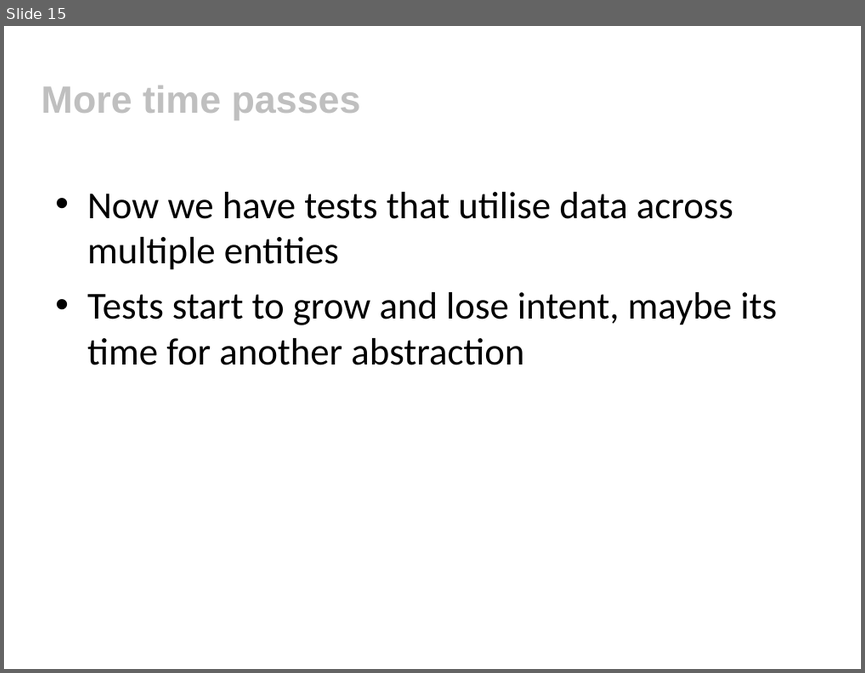
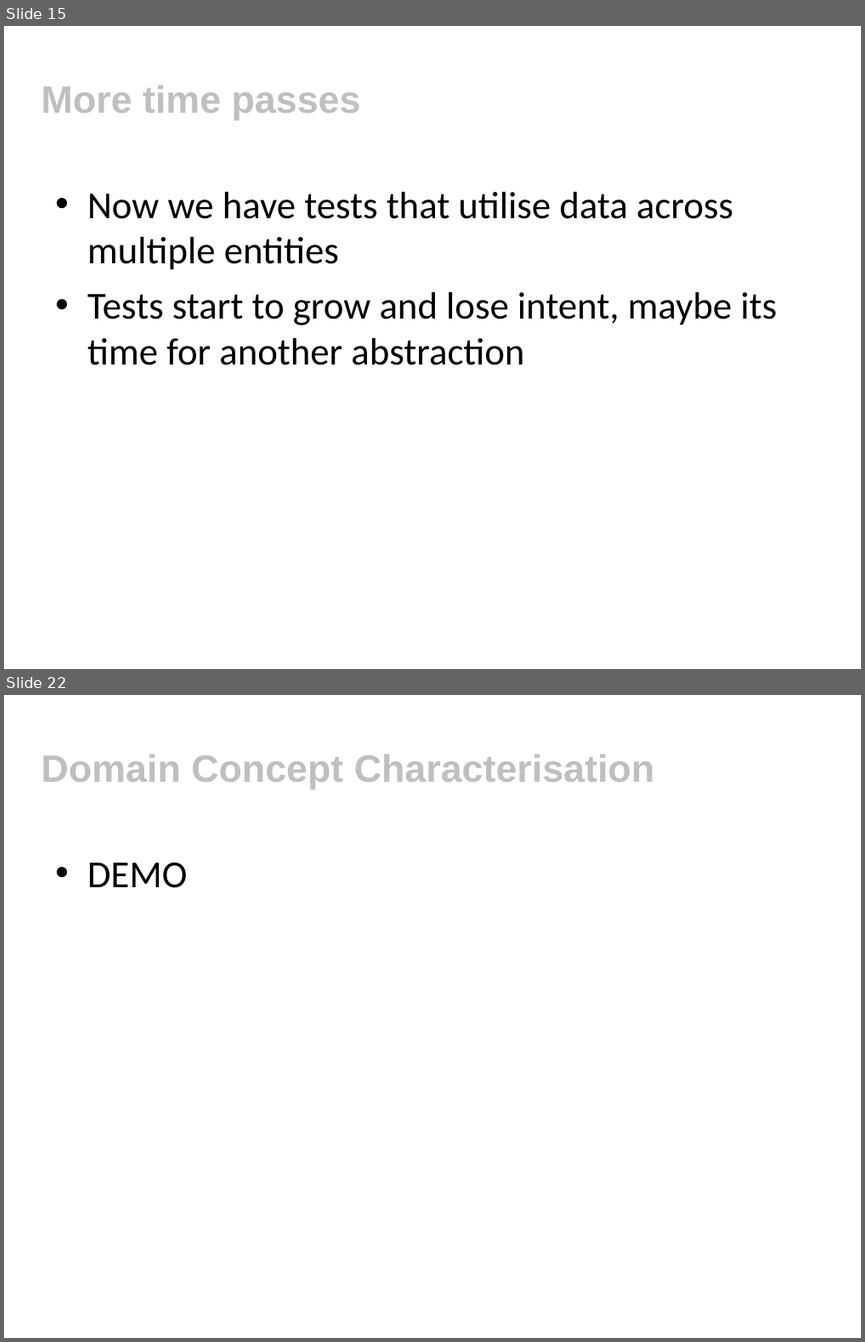
Before and after one commit to tobyclemson/test-data-generation-and-verification-presentation, a slide deck: test-data-generation-and-verification.ppt. Shown one above the other, each under a label of ours: slide 15 before the commit, slides 15 and 22 after it; the slides between them are not shown. The pictures are 865x673 and 865x1342 pixels, drawn with LibreOffice and Linux fonts; fonts in the diff are those of the drawing; background and template pictures are left out. Boxes give left, top, right and bottom in pixels: in the first picture for what was removed or moved away, otherwise in the second. Text is boxed around its words. In the diff, an @@ line names an element or a change of style, - is before the commit and + after.

```diff
--- a/test-data-generation-and-verification.ppt
+++ b/test-data-generation-and-verification.ppt
@@ slide 22 added at [4, 695, 861, 1338], background #FFFFFF @@
@@ title added at [41, 755, 654, 789], 32 pt, text #BFBFBF, bold @@
+Domain Concept Characterisation
@@ text added at [87, 862, 187, 888], 32 pt, text #000000 @@
+• DEMO
```
Also in this commit, not shown: 1 slide changed, 5 other slides added, 1 other file.
